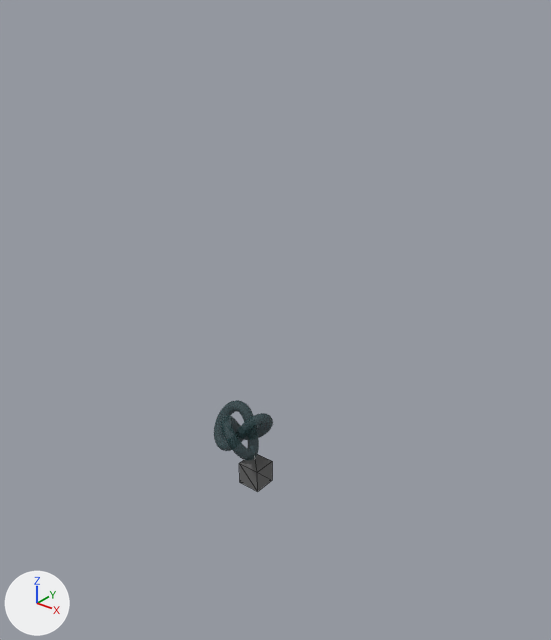
The COLLADA model data/models/knot/knot_plane.dae: old version first, new version second.
Both versions are drawn from a camera (50 mm lens) standing at (22.4, -26.0, 24.9) and looking at (0.4, 1.5, 7.9). The axes (+X, +Y, +Z) are drawn at lower left. The lights are the same throughout. Mesh edges are drawn as thin lines on the coarser meshes. Where no turn or scale is listed for an object, it has been applied to the vertices.

Names of what the first picture shows: 'knot_Torus_Knot001', 'pCube1'.
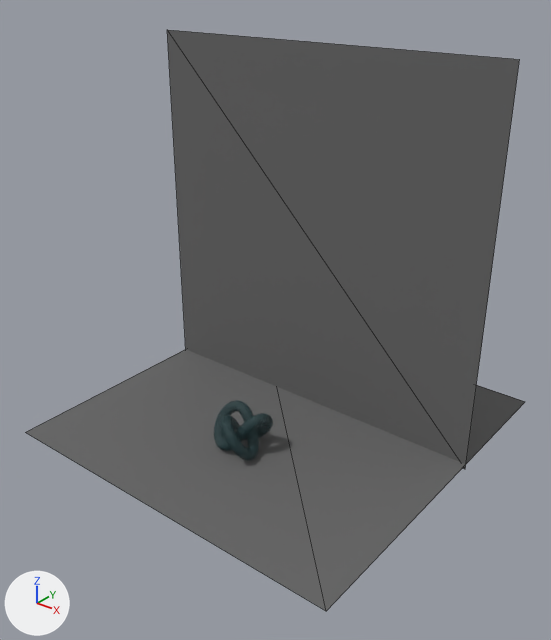
The newer file is also turned or shifted as a whole; pictures and numbers use the older file's frame.

Where the change shows, as pixel boxes (x1, y1, x2, y2) in the pictures (551 x 640 px):
'pPlane2', added: after (167, 30, 520, 469)
'pPlane1', added: after (26, 349, 525, 611)
'pCube1', deleted: before (239, 454, 272, 491)

The change, as a list of edits to the scene's bpy script:
```text
Add me_pplane2mesh:
    me_pplane2mesh.from_pydata([(-10.0, 0.0, -10.0), (10.0, 0.0, -10.0), (-10.0, 0.0, 10.0), (10.0, 0.0, 10.0)], [], [(0, 1, 2), (2, 1, 3)])
    me_pplane2mesh.materials.append(mat_lambert1)  # dark grey #666666
Add me_pplane1mesh:
    me_pplane1mesh.from_pydata([(-10.0, -10.0, 0.0), (10.0, -10.0, 0.0), (-10.0, 10.0, 0.0), (10.0, 10.0, 0.0)], [], [(0, 1, 2), (2, 1, 3)])
    me_pplane1mesh.materials.append(mat_lambert1)  # dark grey #666666
Remove ob_pcube1:
    ob_pcube1 = bpy.data.objects.new('pCube1', me_pcube1mesh)
    ob_pcube1.location = (0.96, -0.91, 0.02)
Add ob_pplane2:
    ob_pplane2 = bpy.data.objects.new('pPlane2', me_pplane2mesh)
    ob_pplane2.location = (0.0, 4.99, 10.98)
Add ob_pplane1:
    ob_pplane1 = bpy.data.objects.new('pPlane1', me_pplane1mesh)
    ob_pplane1.location = (0.0, 2.66, 1.28)
```
